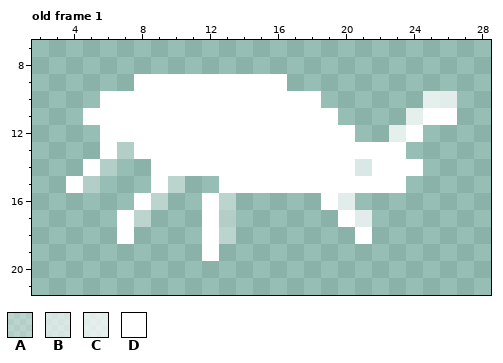
File history of a pixel-art file, _drawables/ant.ase. Above is the file before it was changed.
32x32 pixels, 1 frame. Colours within 5 levels of each other are drawn and written as one. Shown: old frame 1: x 2..28, y 7..21. The commit also changed other frames, which this record leaves out.
Palette (. is transparent): A #ffffff5a  B #ffffffa5  C #ffffffc0  D #ffffff
Pixels before, old frame 1, first column x 4:
 9 ....DDDDDDDDD..........
10 ..DDDDDDDDDDDDD......CC
11 .DDDDDDDDDDDDDDD....CDD
12 ..DDDDDDDDDDDDDDD..CD..
13 ..DADDDDDDDDDDDDDDDD...
14 .DA..DDDDDDDDDDDDBDDD..
15 DA...DA..DDDDDDDDDDD...
16 ....DA..DA.....DC......
17 ...DA...DA......DC.....
18 ...D....DA.......D.....
19 ........D..............
The same view after the edit:
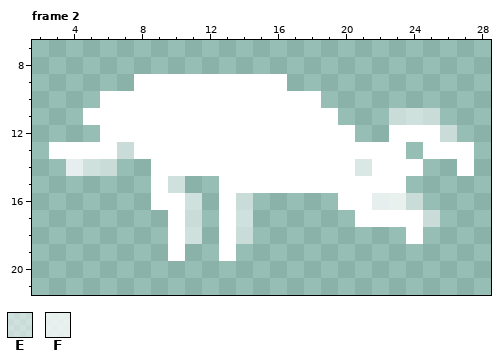
Colours new in this view: E #ffffff8a  F #ffffffc9
A new or re-ordered frame is compared with the old frame closest to it.
The edit:
frames 1 -> 5
Frame 2 is new; against old frame 1:
Colour D now appears in row 12 at x 25; in row 13 at x 3 to 5 and 25 to 27; in row 14 at x 27; in row 16 at x 10 and 21; in row 17 at x 10 and 22 to 24; in row 18 at x 10 and 24.
Colour D now appears in row 19 at x 10 and 13.
The author changed colour A to colour D in row 16 at x 9 and 13; in rows 17 to 18 at x 13.
The author changed colour C to colour D in row 12 at x 23; in row 16 at x 20; in row 17 at x 21.
Colour E now appears in row 11 at x 23; in row 12 at x 26; in row 16 at x 11, 14 and 24; in row 17 at x 11, 14 and 25; in row 18 at x 11 and 14.
The author changed colour A to colour E in row 13 at x 7; in row 14 at x 6; in row 15 at x 10.
The author changed colour C to colour E in row 11 at x 24.
The author changed colour D to colour E in row 11 at x 25; in row 14 at x 5.
Colour F now appears in row 14 at x 4; in row 16 at x 22 to 23.
Colour A is removed in row 15 at x 5; in row 17 at x 8.
Colour C is removed in row 10 at x 25 to 26.
Colour D is removed in row 11 at x 26; in row 15 at x 4; in row 16 at x 8, 12 and 19; in row 17 at x 7, 12 and 20; in row 18 at x 7, 12 and 21; in row 19 at x 12.
